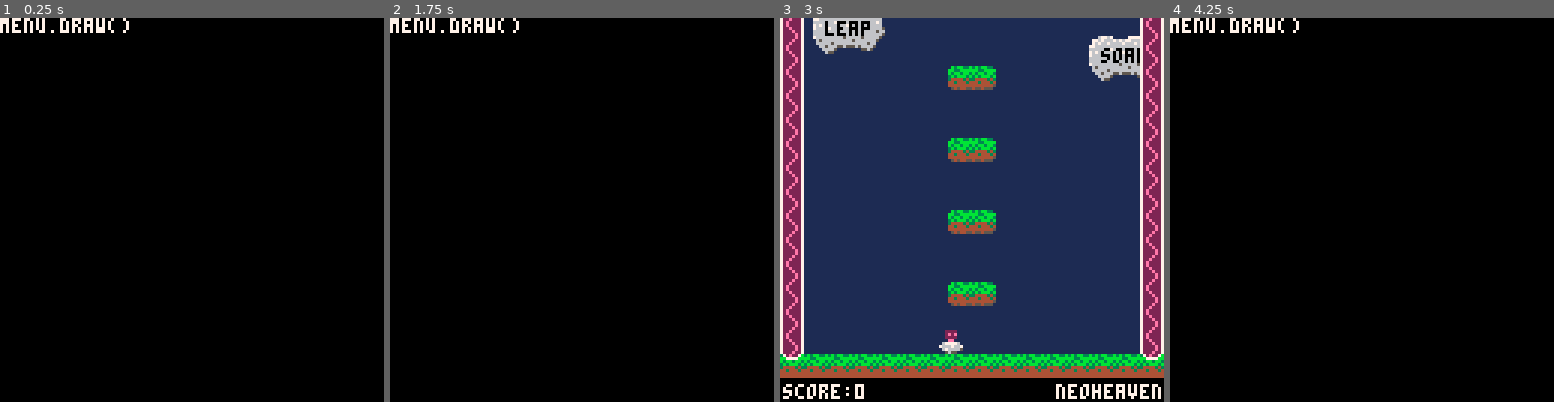
Above: before the commit, frames 1-4 (left to right).
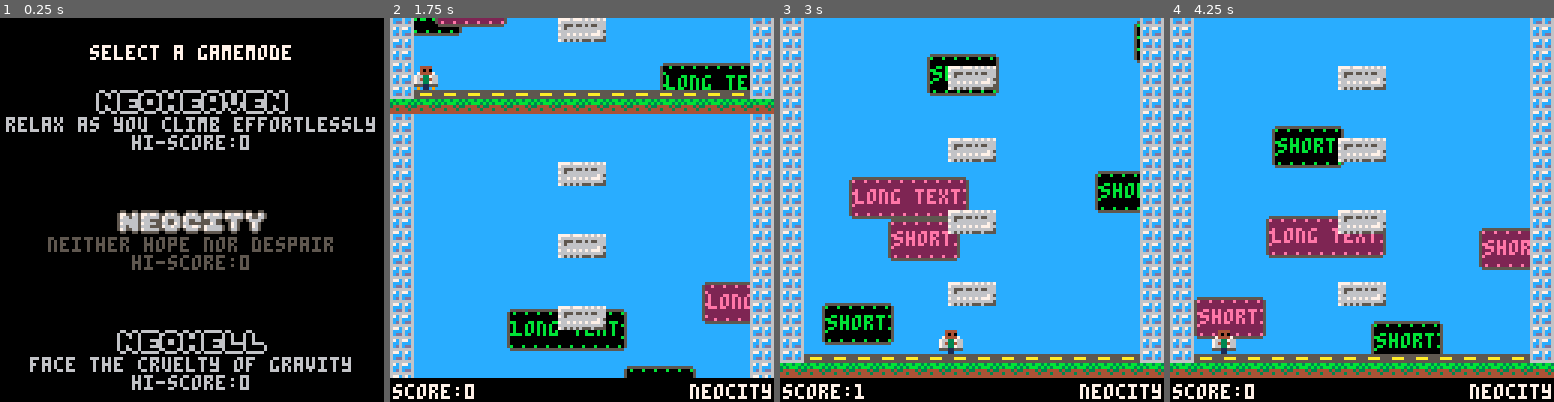
Above: after the commit, the same moments.

Repository: Undeemiss/NeoWorld
Game: PICO-8 cartridge neoworld.p8
The game is run twice, just before and just after one commit, with the same random seed, the same clock (stepped at 60 frames per second) and the same inputs.
Inputs:
- Up to frame 1 (0.25 s): no input
- Up to frame 2 (1.75 s): tap X (X key) at 0.33, 1.07 s; tap O (Z key) at 0.7, 1.7 s; hold Right from 1.6 s (still down)
- Up to frame 3 (3 s): tap X (X key) at 1.85, 2.97 s; release Right at 2.1 s; tap O (Z key) at 2.1, 2.5, 2.9 s; hold Up 2.15-2.42 s; hold Right from 2.47 s (still down)
- Up to frame 4 (4.25 s): release Right at 3.03 s; hold Left 3.08-3.58 s; tap O (Z key) at 3.3, 3.7, 4.1 s; hold Down 3.63-3.97 s; hold Right from 4.02 s (still down); tap X (X key) at 4.08 s

The runs differ from the first frame. In frame 1, 12% of the frame differs, in the area x 0-98%, y 0-97%; in frame 2, 91%; in frame 3, 92%; in frame 4, 92%, in the area x 0-100%, y 0-100%.

Commit message:
Added Main Menu and Persistent Highscores

Diff:
--- a/neoworld.p8
+++ b/neoworld.p8
@@ -5,37 +5,52 @@
 
 left,right,up,down,fire1,fire2=0,1,2,3,4,5
 black,dark_blue,dark_purple,dark_green,brown,dark_gray,light_gray,white,red,orange,yellow,green,blue,indigo,pink,peach=0,1,2,3,4,5,6,7,8,9,10,11,12,13,14,15
-
-debug = false
 
 --Game Constants
 xmin = 8
 xmax = 112
 ymax = 16
+taglines = {"face the cruelty of gravity", "neither hope nor despair", "relax as you climb effortlessly"}
 
 function _init()
-    debuginit()
+
+    cartdata("undeemiss_neoworld")
+    highscores = {}
+    for i=0,2 do
+        highscores[i] = dget(i)
+    end
+
     initmenu()
 end
 
 function initmenu()
-    inmenu = true
-    menu = {}
+    menu = {hovering=1}
     menu.open = function()
         inmenu = true
+        menu.hovering = 1
     end
     menu.draw = function()
-        print("menu.draw()", 0,0, white)
+        printc("select a gamemode", 64, 9, white)
+        for i=0,2 do
+            logodraw(i, 64, 104 - 40*i, i != menu.hovering)
+        end
     end
     menu.update = function()
-        if btn(down) then
-            inithell()
-        elseif btn(left) then
-            initcity()
-        elseif btn(up) then
-            initheaven()
-        end
-    end
+        if btnp(fire1) then
+            if menu.hovering == 0 then
+                inithell()
+            elseif menu.hovering == 1 then
+                initcity()
+            elseif menu.hovering == 2 then
+                initheaven()
+            end
+        elseif btnp(down) then
+            menu.hovering = (menu.hovering - 1) % 3
+        elseif btnp(up) then
+            menu.hovering = (menu.hovering + 1) % 3
+        end
+    end
+    menu.open()
 end
 
 function initneo() --Generic initialization code for all three modes
@@ -113,10 +128,12 @@
             bgsign:update()
         end
         maxscore = max(score, maxscore)
-        if maxscore > score then
-            plummeting -= 1
-        elseif plummeting > 0 then
-            plummeting = 5
+        if plummeting > 0 then
+            if maxscore > score then
+                plummeting -= 1
+            else
+                plummeting = 5
+            end
         end
         cam:chase(plr, 0, -32768.0, 0, -88)
     end
@@ -143,11 +160,45 @@
 
         --UI Rendering
         rectfill(0,120,128,128, black)
-        if (plummeting < 0) scorecolor = red else scorecolor = white
+        if (plummeting == 0) scorecolor = red else scorecolor = white
         print("score:"..maxscore, 1, 122, scorecolor)
         printr(gamename, 128, 122, scorecolor)
-        debugdraw()
-    end
+    end
+end
+
+function logodraw(id, x, y, silhouette) --id: 0=hell, 1=city, 2=heaven; silhouette: false=filled, true=empty
+    local lpal, lseq, offset, textclr
+    if id==0 then
+        lpal = {red, brown, orange}
+        lseq = {54, 50, 55, 51, 50, 53, 53}
+    elseif id==1 then
+        lpal = {light_gray, dark_gray, white}
+        lseq = {54, 50, 55, 49, 52, 56, 58}
+    elseif id==2 then
+        lpal = {indigo, dark_purple, light_gray}
+        lseq = {54, 50, 55, 51, 50, 48, 57, 50, 54}
+    end
+    offset = (7*count(lseq)+1)/2
+
+    if silhouette then
+        palt(1, true)
+        pal(2, light_gray)
+        palt(3, true)
+        textclr = light_gray
+    else
+        for i=1,3 do
+            pal(i, lpal[i])
+        end
+        textclr = lpal[2]
+    end
+
+    for i=1,count(lseq) do
+        spr(lseq[i], x - offset + (7*(i-1)), y)
+    end
+    printc(taglines[id+1], x, y+9, textclr)
+    printc("hi-score:"..highscores[id], x, y+15, textclr)
+
+    pal()
 end
 
 function initplr()
@@ -172,7 +223,7 @@
         pal()
     end
     plr.update = function()
-        if plummeting<0 then
+        if plummeting==0 then
             if plr.x >= 64 and plr.x < 88 then
                 plr.dx += 2
             elseif plr.x >= 40 and plr.x<64 then
@@ -266,7 +317,11 @@
         plr.x = min(max(plr.x,xmin),xmax)
         plr.y = min(plr.y,ymax)
         score = (20 - plr.y)\24
-        if plr.y==ymax then
+        if plummeting == 0 and plr.y==ymax then
+            if maxscore > highscores[gm] then
+                dset(gm, maxscore)
+                highscores[gm] = maxscore
+            end
             plummeting = 5
             maxscore = 0
         end
@@ -362,10 +417,10 @@
 end
 
 function input()
-    if btn(fire2) and maxscore==0 then
+    if btnp(fire2) and maxscore==0 then
         menu.open()
     else
-        if btn(fire1) and (plr.coyoteframes > 0 or plr.y==16 or mapcollide(plr, down, 0)) then
+        if btnp(fire1) and (plr.coyoteframes > 0 or plr.y==16 or mapcollide(plr, down, 0)) then
             plr.coyoteframes = 0
             plr.dy = -8
         end
@@ -444,47 +499,6 @@
 function printr(text, x, y, color) --Identical to print(text, x, y, color), but horizontally right-aligned on x rather than left-aligned and without a return value.
     local w = print(text, 0, 128)
     print(text, x-w, y, color)
-end
-
-function debuginit()
-	debugboxlist = {}
-	debugpointlist = {}
-    debugtextlist = {}
-	function debugbox(x,y,c)
-        if debug then
-		    c = c or yellow
-		    add(debugboxlist,{x*8,y*8,c})
-        end
-	end
-		function debugpoint(x,y,c)
-        if debug then
-		    c = c or white
-		    add(debugpointlist,{x,y,c})
-        end
-	end
-    function debugprint(string)
-        if (debug) add(debugtextlist, {string, count(debugtextlist)*8})
-    end
-    function debugval(name, val)
-        debugprint(name.." : "..tostring(val))
-    end
-	function debugdraw()
-		if debug then
-			for box in all(debugboxlist) do
-				rect(box[1]-cam.x,box[2]-cam.y,box[1]-cam.x+7,box[2]-cam.y+7,box[3])
-			end
-			debugboxlist = {}
-			for point in all(debugpointlist) do
-				pset(point[1]-cam.x,point[2]-cam.y,point[3])
-			end
-			debugpointlist = {}
-
-            for line in all(debugtextlist) do
-                print(line[1], 0, line[2], white)
-            end
-            debugtextlist = {}
-		end
-	end
 end
 
 __gfx__
@@ -512,8 +526,16 @@
 521432143214321432143215006656665565556566665000000000000000000072222e2744344434443444344434443444344434000000000000000000000000
 055555555555555555555550000666650000000055650000000000000000000072222e2744444444444444444444444444444445000000000000000000000000
 00000000000000000000000000006550000000000000000000000000000000007222e22744444444444444440545445545545550000000000000000000000000
+00222200002222000222222002200220022222200220000002200220002222000222222002200220022002200000000000000000000000000000000000000000
+02313120023131202331331223322312233133122332000023322312023131202331331223322312233223120000000000000000000000000000000000000000
+23122112231111122311111223122112231111122312000023112112231111122311111223122312231221120000000000000000000000000000000000000000
+23122312231221122111222021111112022112202112000021111112231221120221122021122112021111200000000000000000000000000000000000000000
+21113112211222222311112023111112022312202312222023111112211223120023120002122320002312000000000000000000000000000000000000000000
+23111112231133122111222021122112231111122111111221121112231131120023120002113120002312000000000000000000000000000000000000000000
+21122112021111202311111223122112231111122311111223122112021111200021120000211200002112000000000000000000000000000000000000000000
+02200220002222000222222002200220022222200222222002200220002222000002200000022000000220000000000000000000000000000000000000000000
 __gff__
-0000000000000101000000000101000000000000000000000000000101000000000000000000000000000001010000000000000000000000000000000000000000000000000000000000000000000000000000000000000000000000000000000000000000000000000000000000000000000000000000000000000000000000
+0000000000000000000000000101000000000000000000000000000101000000000000000000000000000001010000000000000000000000000000000000000000000000000000000000000000000000000000000000000000000000000000000000000000000000000000000000000000000000000000000000000000000000
 0000000000000000000000000000000000000000000000000000000000000000000000000000000000000000000000000000000000000000000000000000000000000000000000000000000000000000000000000000000000000000000000000000000000000000000000000000000000000000000000000000000000000000
 __map__
 080000000000000c0d00000000000008180000000000001b1c00000000000018280000000000002b2c000000000000280000000000000000000000000000000000000000000000000000000000000000000000000000000000000000000000000000000000000000000000000000000000000000000000000000000000000000
